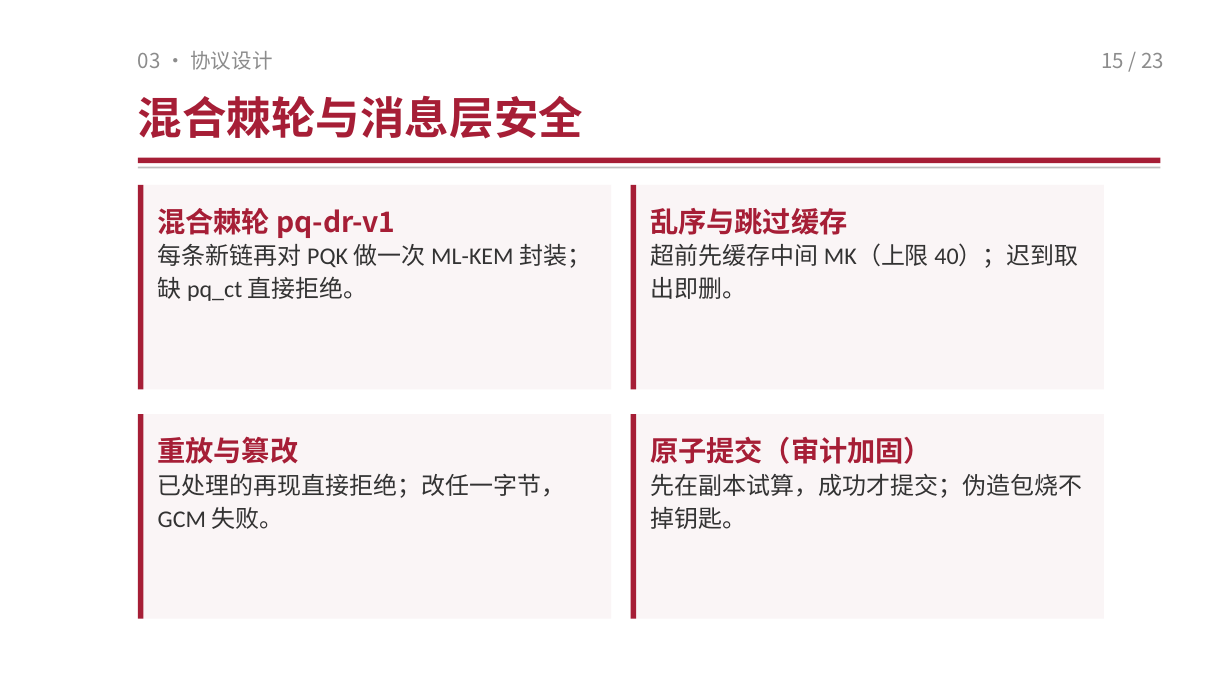
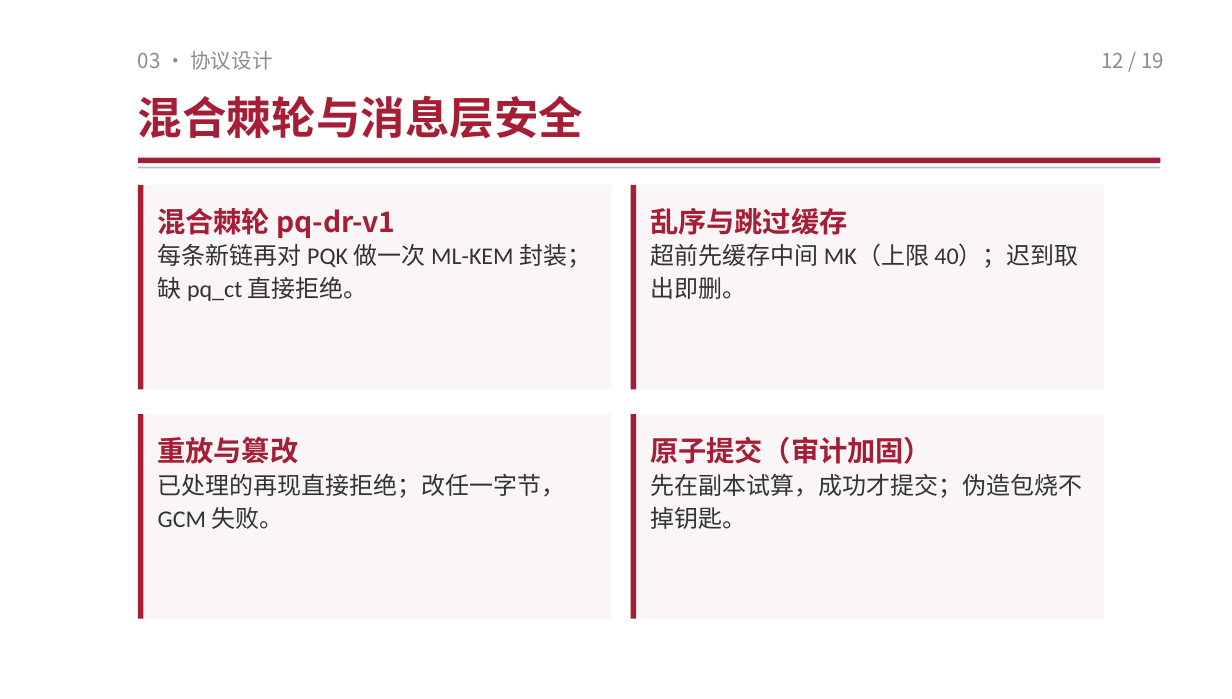
Before and after one commit to TomHaoZi/ECNUchat, a slide deck: slide 12 of 中期汇报/ECNUchat-中期汇报.pptx (slide 15 before the commit). Drawn at 1232x699 pixels with LibreOffice and Linux fonts; fonts in the diff are those of the drawing. Boxes give left, top, right and bottom in pixels: in the first picture for what was removed or moved away, otherwise in the second. Text is boxed around its words. In the diff, an @@ line names an element or a change of style, - is before the commit and + after.

```diff
--- a/中期汇报/ECNUchat-中期汇报.pptx
+++ b/中期汇报/ECNUchat-中期汇报.pptx
@@ text at <box>1101,53,1164,68</box>: text changed @@
-15 / 23
+12 / 19
```
Also in this commit, not shown: 16 other slides changed, 4 slides removed, 3 other files.
